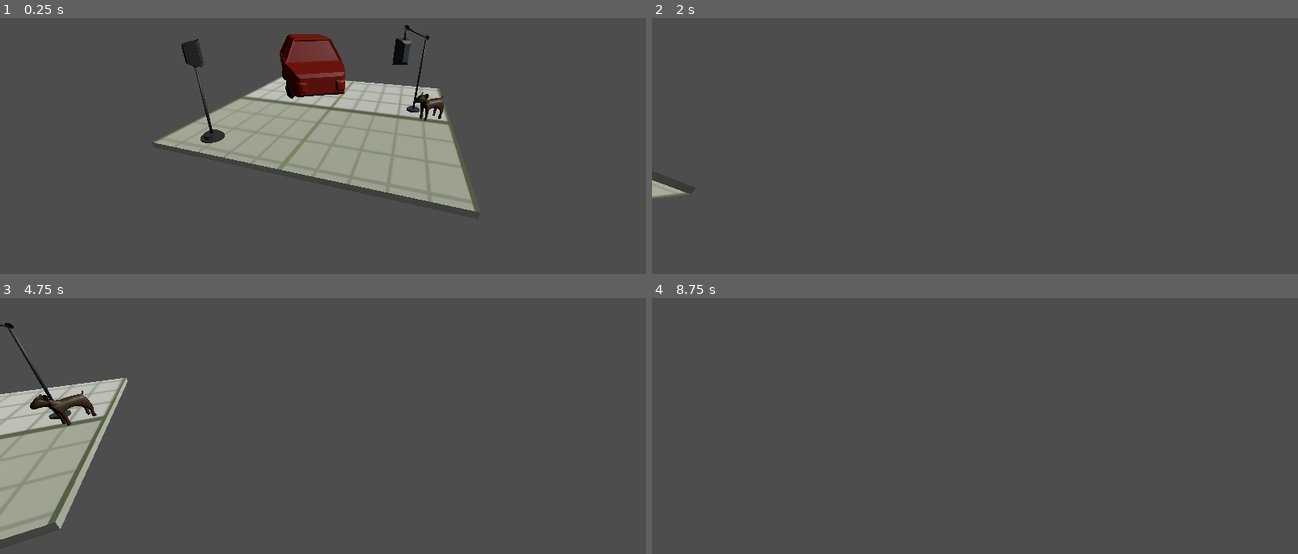
Above: before the commit, frames 1-4 (two rows, left to right).
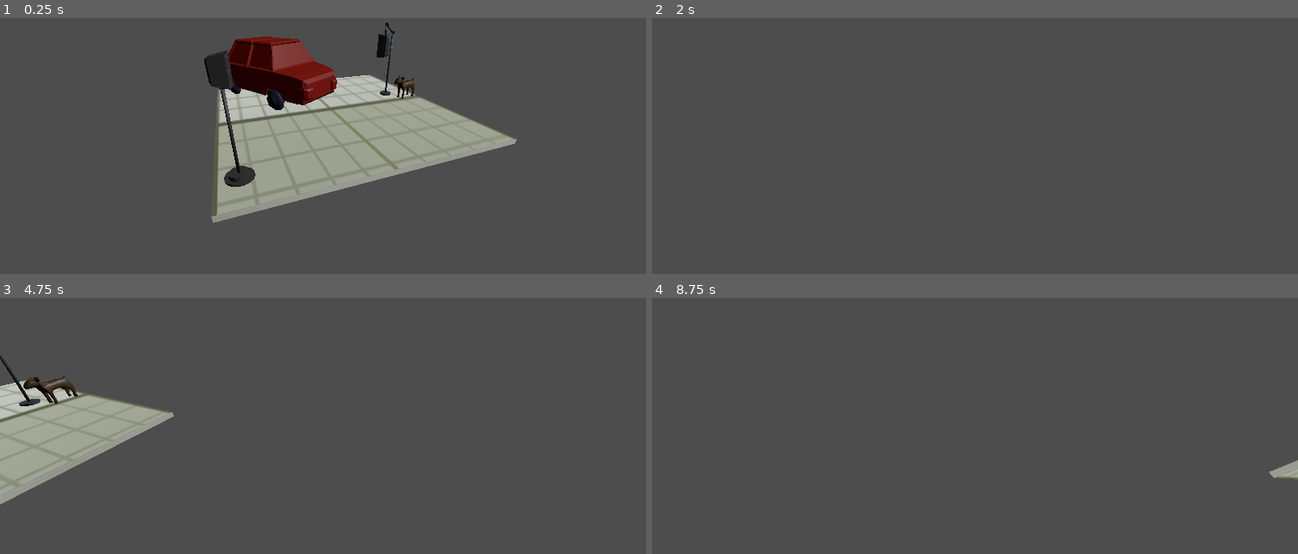
Above: after the commit, the same moments.

Repository: yyd-yyn/CG_Project_1
Game: Godot game, scene res://project.tscn
Same seed, same stepped clock (60 frames per second), same inputs: the game is played once before the commit and once after it.
Inputs:
- Up to frame 1 (0.25 s): no input
- Up to frame 2 (2 s): tap Enter at 0.5 s; hold Right (ui_right) 0.53-1.28 s; tap Space at 1.25 s; hold Down (ui_down) from 1.28 s (still down)
- Up to frame 3 (4.75 s): release Down (ui_down) at 2.03 s; hold Right (ui_right) 2.03-2.78 s; hold Up (ui_up) 2.78-3.53 s; tap Enter at 3.5 s; hold Left (ui_left) from 3.53 s (still down); tap Space at 4.25 s
- Up to frame 4 (8.75 s): release Left (ui_left) at 5.03 s; hold Down (ui_down) 5.03-5.78 s; tap Enter at 5.75 s; hold Right (ui_right) 5.78-6.53 s; tap Space at 6.5 s; hold Up (ui_up) 6.53-7.28 s; hold Right (ui_right) 7.28-8.03 s; hold Down (ui_down) from 8.03 s (still down)

The runs differ from the first frame. In frame 1, 14% of the frame differs, in the area x 23-80%, y 1-81%; in frame 2, 0.3%; in frame 3, 6.0%; in frame 4, 0.2%.

Commit message:
versio1.6

Diff:
--- a/project.tscn
+++ b/project.tscn
@@ -20,18 +20,21 @@
 transform = Transform3D(0.185602, -0.677287, 0.711923, 0.170861, 0.735719, 0.655381, -0.967656, -3.42242e-08, 0.252273, 15.5998, 16.9127, 0)
 
 [node name="Playground" type="MeshInstance3D" parent="."]
-transform = Transform3D(1.60282, 0, 4.73614, 0, 0.1, 0, -4.73614, 0, 1.60282, 0, 0, -1.89009)
+transform = Transform3D(-1.77937, 0, 4.67267, 0, 0.1, 0, -4.67267, 0, -1.77937, 0, 0, -1.89009)
 mesh = SubResource("BoxMesh_7dm0k")
 surface_material_override/0 = SubResource("StandardMaterial3D_udjck")
 
 [node name="dog_" parent="Playground" instance=ExtResource("3_3jgss")]
-transform = Transform3D(0.124552, 0, -0.156483, 0, 10, -1.49012e-07, 0.156483, 0, 0.124552, 0.0183419, -24.0215, 0.411209)
+transform = Transform3D(0.0402122, 0, -0.195916, 0, 10, -1.49012e-07, 0.195916, 0, 0.0402122, 0.0183419, -24.0215, 0.411209)
 
 [node name="ampel_overhead" parent="Playground" instance=ExtResource("4_vsyxl")]
 transform = Transform3D(0.162301, 0, 0.11687, 0, 10, 0, -0.11687, 0, 0.162301, 0.0971014, 0, 0.353667)
 
 [node name="car2" parent="Playground" instance=ExtResource("5_ld1nf")]
 transform = Transform3D(0.168536, 0, 0.107684, 0, 10, 0, -0.107684, 0, 0.168536, 0.27505, 2.06091, -0.224277)
+
+[node name="ampel_pole" parent="Playground" instance=ExtResource("6_jfdm5")]
+transform = Transform3D(-0.0375826, 0, -0.196437, 0, 10, 0, 0.196437, 0, -0.0375826, -0.380616, -5.31581, -0.430884)
 
 [node name="CameraRig" type="Node3D" parent="."]
 transform = Transform3D(1, 0, 0, 0, 0.92394, 0.382538, 0, -0.382538, 0.92394, -0.211317, 3.74038, 6.35404)
@@ -42,6 +45,3 @@
 
 [node name="WorldEnvironment" type="WorldEnvironment" parent="."]
 environment = SubResource("Environment_3jgss")
-
-[node name="ampel_pole" parent="." instance=ExtResource("6_jfdm5")]
-transform = Transform3D(0.968631, 0, 0.248504, 0, 1, 0, -0.248504, 0, 0.968631, -2.16744, -0.531581, -0.470963)
